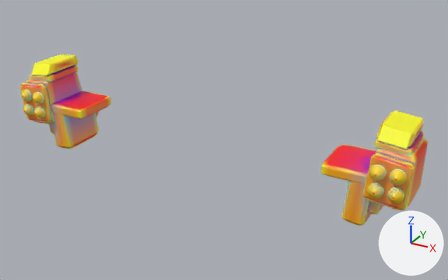
The glTF model models/parts/llm_gen_shoulder_pods_054_c71015.glb, before and after one commit.
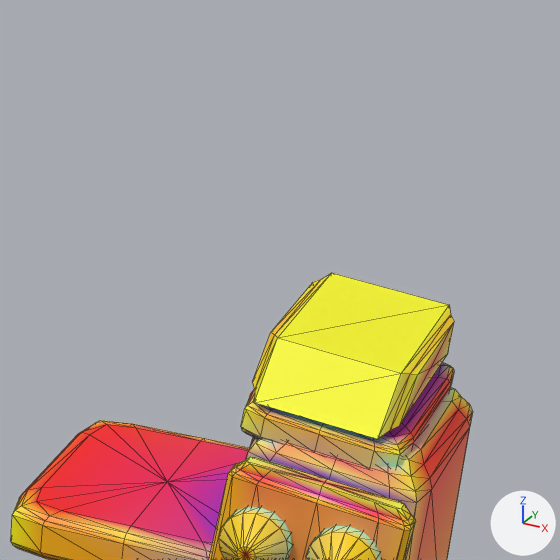
The first picture shows the older version from a 50 mm lens placed at (73.6, -122.1, 68.3), pointed at (4.8, 2.9, 5.8). The close-ups show the older and then the newer version on the part from 71% to 100% of the width and 17% to 63% of the height of that picture. Only the edits that show in the close-ups are written down. Every picture has the same lights, and +X, +Y and +Z are marked at lower right. The close-ups show mesh edges as thin lines. Vertices at exactly the same position are counted once.

Objects in the first close-up: 'adapter_shoulder_yoke_r', 'adapter_sub_missile_bezel_dark_3_adapter_dark_r', 'adapter_sub_missile_hood_dark_1_adapter_dark_r', 'missile_box_hull_0_adapter_dark_r', 'missile_cell_tl_4_gold_r', 'missile_cell_tr_5_gold_r', 'missile_top_cowl_2_crimson_gloss_r'.
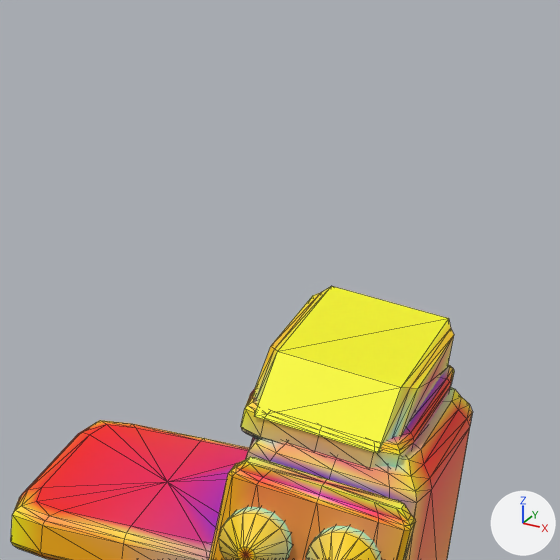
Where the change shows, as pixel boxes [x1, y1, x2, y2] in the close-ups (560 x 560 px; the box of a moved part takes in the faces that stretch with it):
'missile_top_cowl_2_crimson_gloss_r', recoloured, moved: before [253, 273, 454, 439]; after [253, 286, 454, 453]
part 1 of me_adapter_sub_missile_hood_dark_1_adapter_dark_r, recoloured: [246, 364, 450, 450] in both
part 2 of me_missile_top_cowl_2_crimson_gloss_r, moved or reshaped: before [253, 273, 454, 439]; after [253, 286, 454, 453]
part 3 of me_missile_top_cowl_2_crimson_gloss_r, recoloured: before [253, 323, 454, 436]; after [253, 336, 454, 452]
part 4 of me_missile_top_cowl_2_crimson_gloss_r, recoloured: before [378, 354, 448, 439]; after [378, 370, 445, 453]

The change, as a diff of the scene's bpy script:
```diff
--- a/models/parts/llm_gen_shoulder_pods_054_c71015.glb.py
+++ b/models/parts/llm_gen_shoulder_pods_054_c71015.glb.py
@@ me_adapter_sub_missile_hood_dark_1_adapter_dark_r @@
 me_adapter_sub_missile_hood_dark_1_adapter_dark_r.from_pydata(...)  # 114 vertices, 224 faces; spans x 44.09..52.05, y -5.04..6.99, z 14.51..17.04
 # used by ob_adapter_sub_missile_hood_dark_1_adapter_dark_r; location = (0.0, 0.0, 0.0)
+# me_adapter_sub_missile_hood_dark_1_adapter_dark_r part 1: 100 faces centred in x 44.19..51.7, y -4.89..6.99, z 14.53..17.03 are repainted in the vertex colours, in many colours
 me_adapter_sub_missile_hood_dark_1_adapter_dark_r.materials.append(mat_defaultmaterial_006)
@@ me_missile_top_cowl_2_crimson_gloss_r @@
 # used by ob_missile_top_cowl_2_crimson_gloss_r; location = (0.0, 0.0, 0.0)
-me_missile_top_cowl_2_crimson_gloss_r.from_pydata(...)  # 26 vertices, 48 faces; spans x 44.39..51.65, y -5.04..7.74, z 16.6..19.83
+me_missile_top_cowl_2_crimson_gloss_r.from_pydata(...)  # 26 vertices, 48 faces; spans x 44.48..51.74, y -5.13..7.65, z 15.94..19.17
+# me_missile_top_cowl_2_crimson_gloss_r part 2: the whole mesh is moved by (0.09, -0.09, -0.66)
+# me_missile_top_cowl_2_crimson_gloss_r part 3: 12 faces centred in x 44.49..51.61, y -4.04..7.15, z 17.52..19.26 are repainted in the vertex colours; the middle colour goes from yellow #ffdb00 to yellow #f8db42
+# me_missile_top_cowl_2_crimson_gloss_r part 4: 6 faces centred in x 44.85..51.54, y -3.82..3.2, z 17.17..18.2 are repainted in the vertex colours; the middle colour goes from yellow #f9df42 to green #cbdf99
 me_missile_top_cowl_2_crimson_gloss_r.materials.append(mat_defaultmaterial_008)
```
